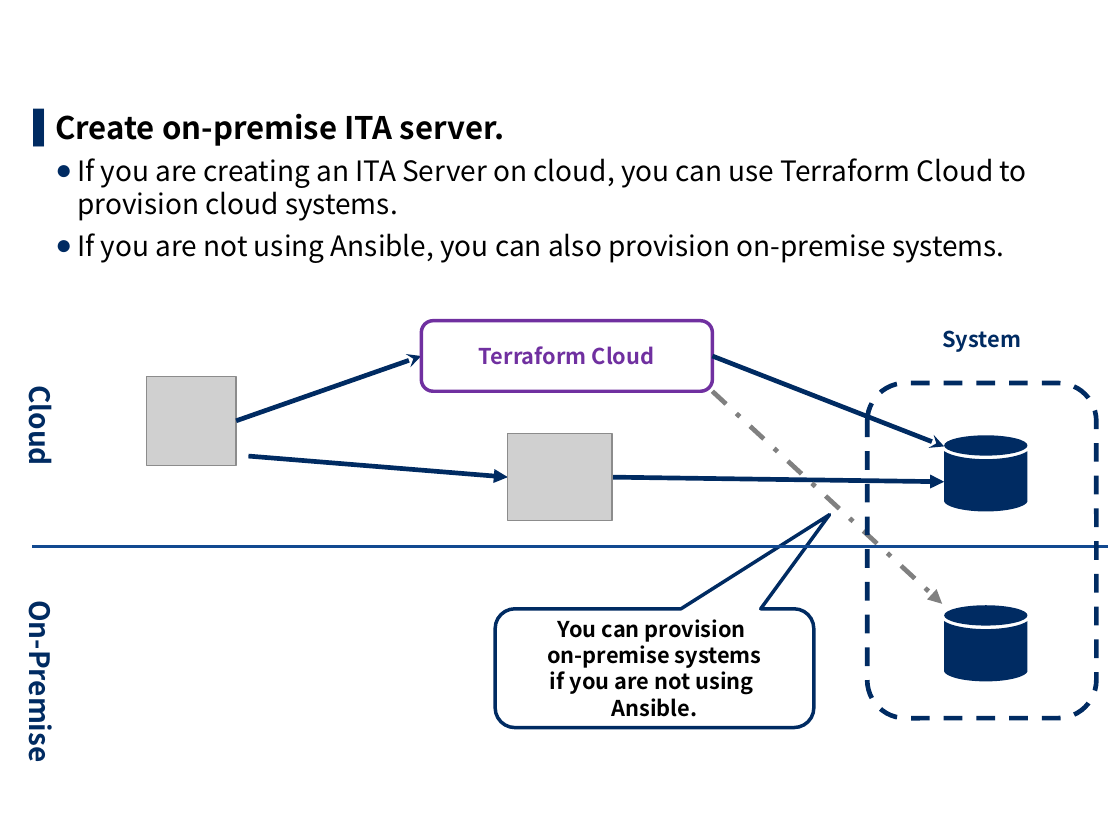
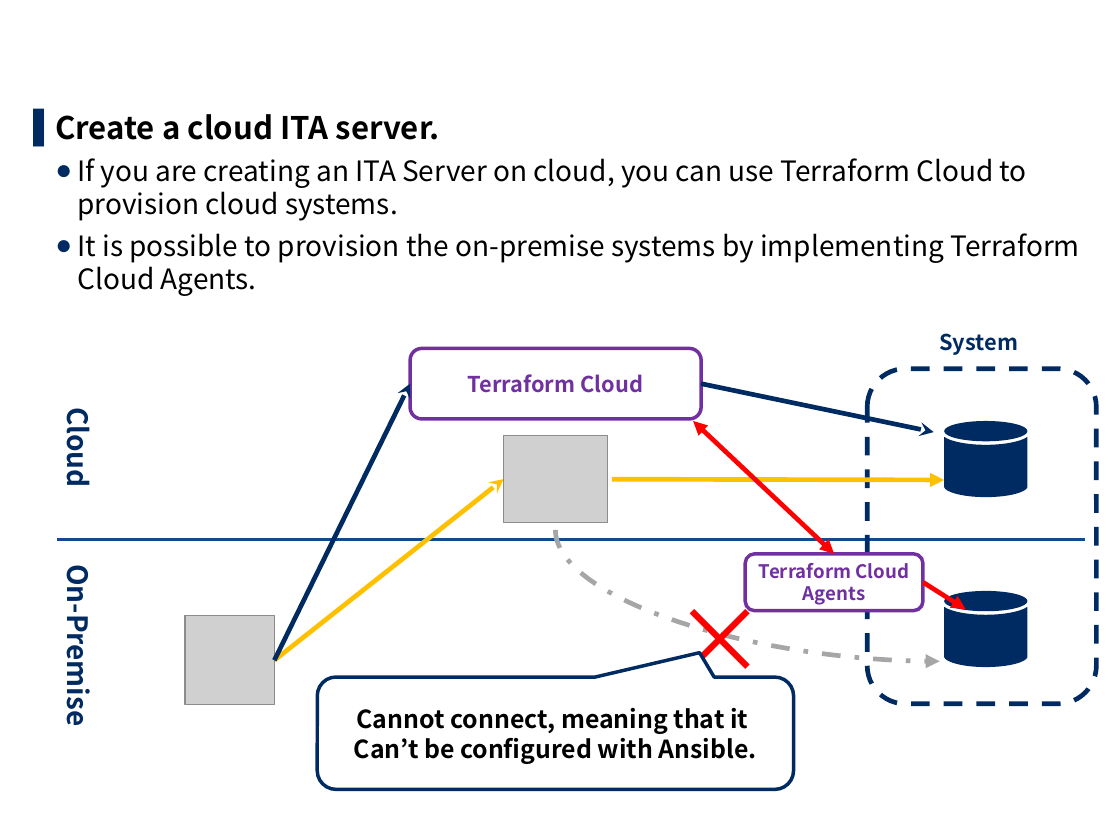
Before and after one commit to exastro-suite/it-automation-docs, a slide deck: slide 14 of asset/Learn/ITA-Terraform-Driver_en.pptx. Drawn at 1120x840 pixels with LibreOffice and Linux fonts; fonts in the diff are those of the drawing; grey boxes stand for pictures; background and template pictures are left out. Boxes give left, top, right and bottom in pixels: in the first picture for what was removed or moved away, otherwise in the second. Text is boxed around its words. In the diff, an @@ line names an element or a change of style, - is before the commit and + after.

```diff
--- a/asset/Learn/ITA-Terraform-Driver_en.pptx
+++ b/asset/Learn/ITA-Terraform-Driver_en.pptx
@@ text at (x1=55, y1=114, x2=440, y2=140): text changed @@
-▌ Create on-premise ITA server.
+▌ Create a cloud ITA server.
@@ text at (x1=77, y1=233, x2=1079, y2=296): text changed @@
-  ● If you are not using Ansible, you can also provision on-premise systems.
+  ● It is possible to provision the on-premise systems by implementing Terraform Cloud Agents.
@@ arrow removed from (236, 421) to (421, 356) @@
@@ rounded rectangle "Terraform Cloud" moved from (x1=421, y1=320, x2=712, y2=391) to (x1=410, y1=348, x2=701, y2=419) @@
@@ arrow moved from (249, 456) - (507, 477) to (274, 661) - (410, 384) @@
@@ arrow (274, 661) - (410, 384): arrowheads changed @@
@@ arrow moved from (712, 356) - (944, 447) to (701, 384) - (934, 432) @@
@@ text "Cloud" moved from (x1=22, y1=393, x2=63, y2=463) to (x1=60, y1=415, x2=101, y2=485) @@
@@ picture moved from (x1=507, y1=433, x2=612, y2=520) to (x1=504, y1=436, x2=608, y2=522) @@
@@ arrow moved from (712, 391) - (942, 604) to (693, 421) - (834, 553) @@
@@ arrow (693, 421) - (834, 553): arrow to double arrow; stroke #808080 3 pt dashed to #FF0000 3 pt @@
@@ 2 freeform shapes, 1 rounded rectangle moved together from (x1=867, y1=383, x2=1096, y2=718) to (x1=867, y1=368, x2=1096, y2=703) @@
@@ arrow added from (274, 661) to (504, 479), #FFC000 3 pt @@
@@ arrow (612, 479) - (944, 480): stroke #002B62 3 pt to #FFC000 3 pt @@
@@ curved arrow added from (556, 530) to (940, 662), #A6A6A6 3 pt dashed @@
@@ text "On-Premise" moved from (x1=22, y1=616, x2=63, y2=757) to (x1=60, y1=580, x2=101, y2=721) @@
@@ line moved from (32, 547) - (1109, 547) to (57, 540) - (1085, 540) @@
@@ rounded rectangle added at (x1=745, y1=553, x2=923, y2=610), fill #FFFFFF, outline #7030A0 2.25 pt, 12 pt, text #7030A0, bold @@
+Terraform Cloud
+Agents
@@ text added at (x1=662, y1=576, x2=760, y2=700), 60 pt, text #FF0000 @@
+×
@@ arrow added from (923, 582) to (965, 609), #FF0000 3 pt @@
@@ picture moved from (x1=147, y1=376, x2=236, y2=466) to (x1=185, y1=616, x2=274, y2=706) @@
@@ rounded speech box removed at (x1=495, y1=609, x2=814, y2=728) @@
-You can provision
-on-premise systems
-if you are not using
-Ansible.
@@ rounded speech box added at (x1=317, y1=678, x2=793, y2=790), fill #FFFFFF, outline #002B62 2.25 pt, 16 pt, text #000000, bold @@
+Cannot connect, meaning that it
+Can’t be configured with Ansible.
```
Also in this commit, not shown: 8 other slides changed, 11 other files.
